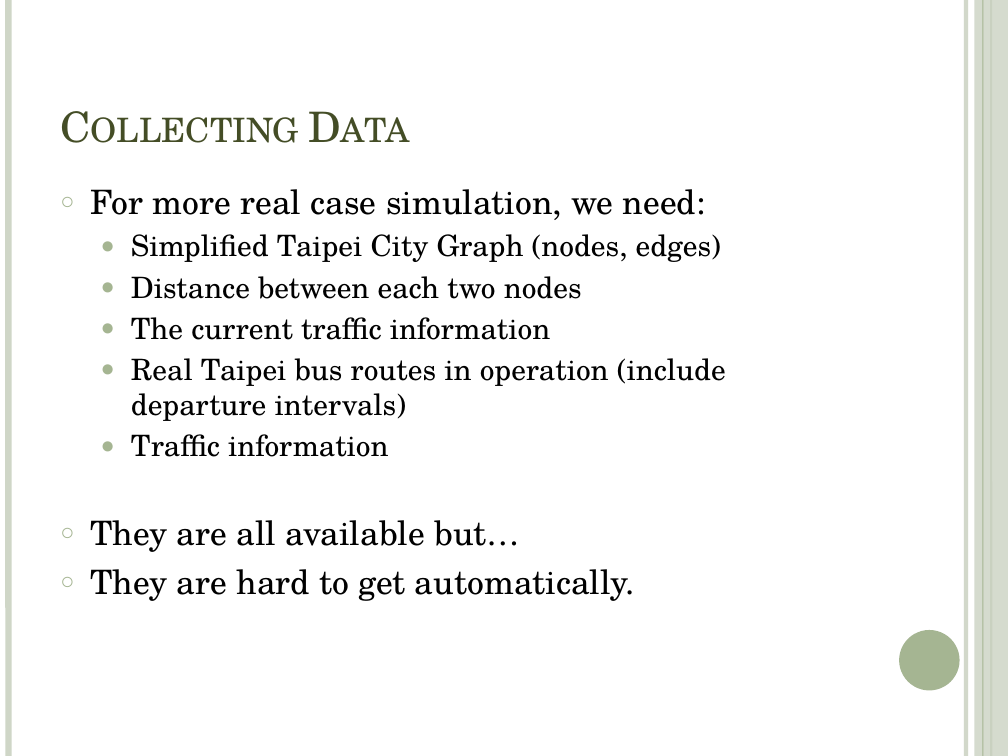
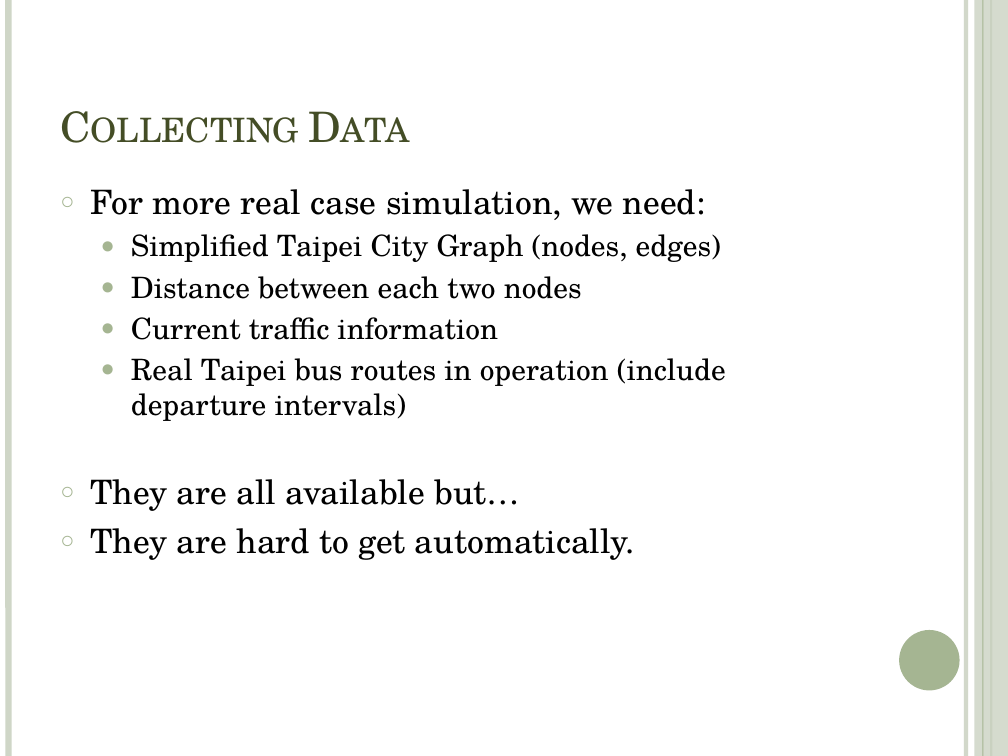
Before and after one commit to shawnwun/TPEBus_Simulation, a slide deck: slide 12 of ppt/multiagent_final-pochun.pptx. Drawn at 1008x756 pixels with LibreOffice and Linux fonts; fonts in the diff are those of the drawing. Boxes give left, top, right and bottom in pixels: in the first picture for what was removed or moved away, otherwise in the second. Text is boxed around its words. In the diff, an @@ line names an element or a change of style, - is before the commit and + after.

```diff
--- a/ppt/multiagent_final-pochun.pptx
+++ b/ppt/multiagent_final-pochun.pptx
@@ text at (x1=131, y1=317, x2=498, y2=340): text changed @@
-  ● The current traffic information
+  ● Current traffic information
@@ text at (x1=131, y1=434, x2=389, y2=457): paragraph removed @@
-  ● Traffic information
```
Also in this commit, not shown: 9 other slides changed, 2 slides added, 2 slides removed, 2 other files.
